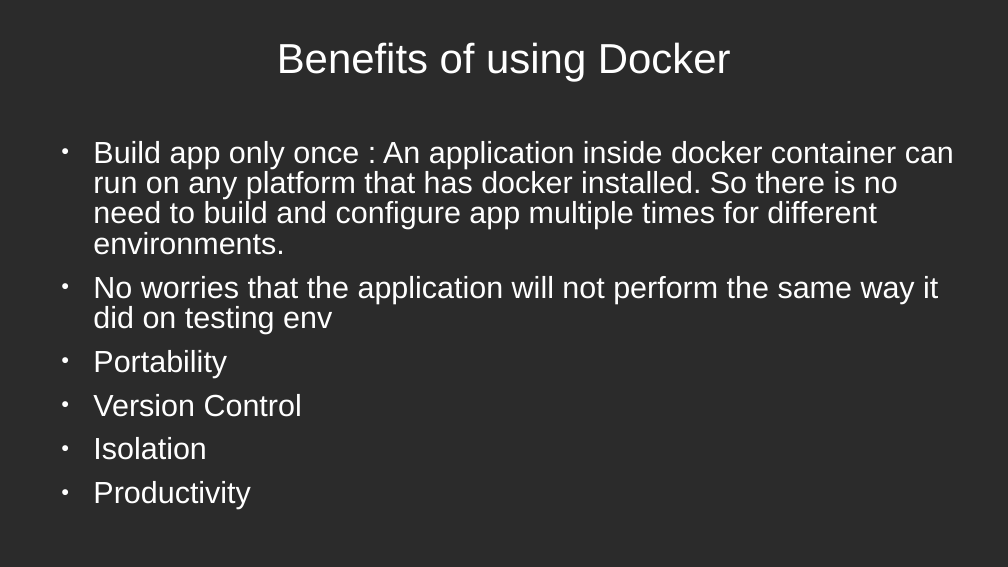
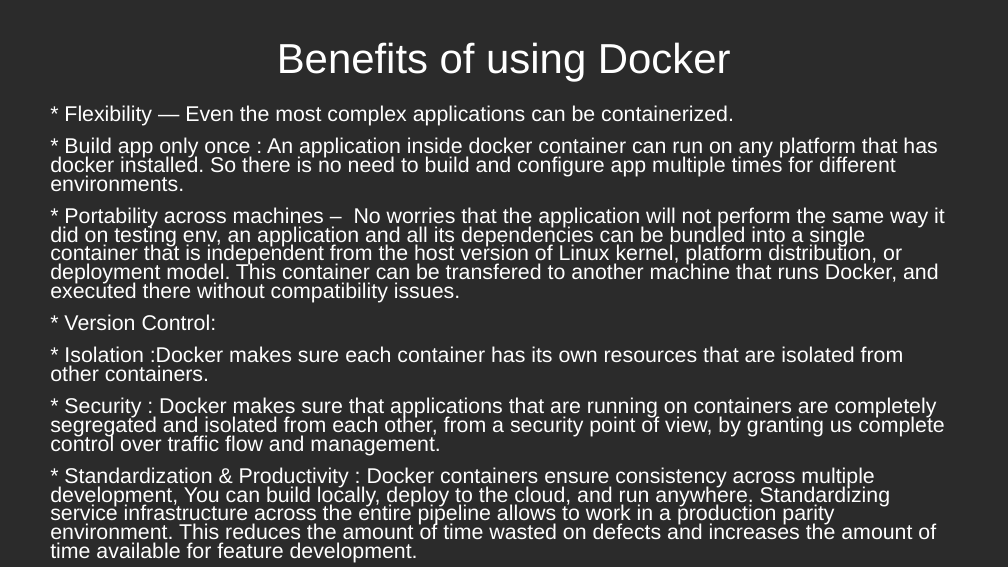
Before and after one commit to samratkapp/docker, a slide deck: slide 6 of PPT.ppt. Drawn at 1008x567 pixels with LibreOffice and Linux fonts; fonts in the diff are those of the drawing; background and template pictures are left out; a plain dark background stands for a picture behind light text. Boxes give left, top, right and bottom in pixels: in the first picture for what was removed or moved away, otherwise in the second. Text is boxed around its words. In the diff, an @@ line names an element or a change of style, - is before the commit and + after.

Commit message:
ppt docker

```diff
--- a/PPT.ppt
+++ b/PPT.ppt
@@ text at box(50, 105, 945, 563): text changed; size 24 to 16.8 pt @@
-● Build app only once : An application inside docker container can run on any platform that has docker installed. So there is no need to build and configure app multiple times for different environments.
-● No worries that the application will not perform the same way it did on testing env
-● Portability
-● Version Control
-● Isolation
-● Productivity
+* Flexibility — Even the most complex applications can be containerized.
+* Build app only once : An application inside docker container can run on any platform that has docker installed. So there is no need to build and configure app multiple times for different environments.
+* Portability across machines – No worries that the application will not perform the same way it did on testing env, an application and all its dependencies can be bundled into a single container that is independent from the host version of Linux kernel, platform distribution, or deployment model. This container can be transfered to another machine that runs Docker, and executed there without compatibility issues.
+* Version Control:
+* Isolation :Docker makes sure each container has its own resources that are isolated from other containers.
+* Security : Docker makes sure that applications that are running on containers are completely segregated and isolated from each other, from a security point of view, by granting us complete control over traffic flow and management.
+* Standardization & Productivity : Docker containers ensure consistency across multiple development, You can build locally, deploy to the cloud, and run anywhere. Standardizing service infrastructure across the entire pipeline allows to work in a production parity environment. This reduces the amount of time wasted on defects and increases the amount of time available for feature development.
```
Also in this commit, not shown: 6 other slides changed, 5 slides added, 4 slides removed, 2 other files.
